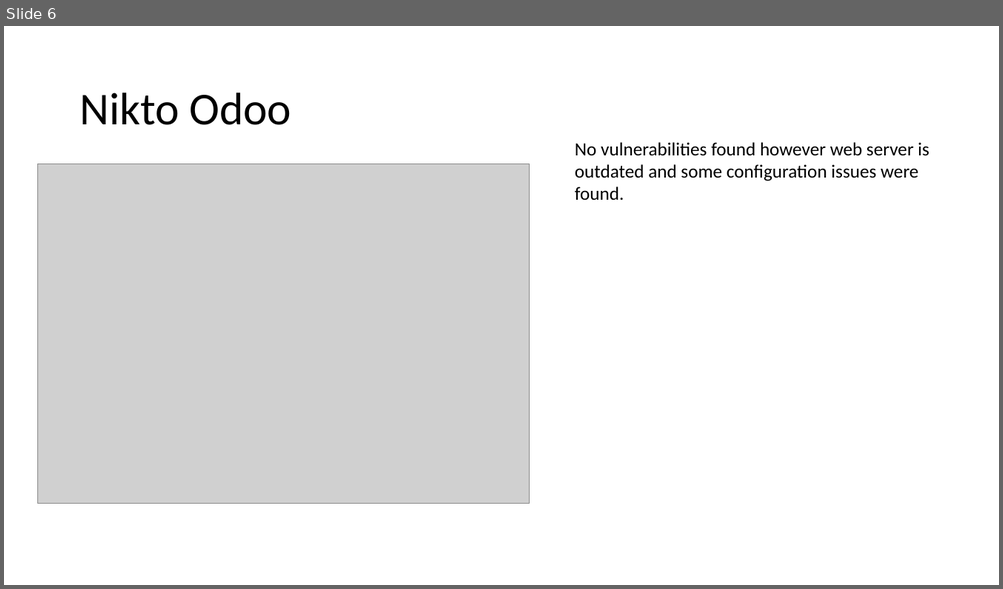
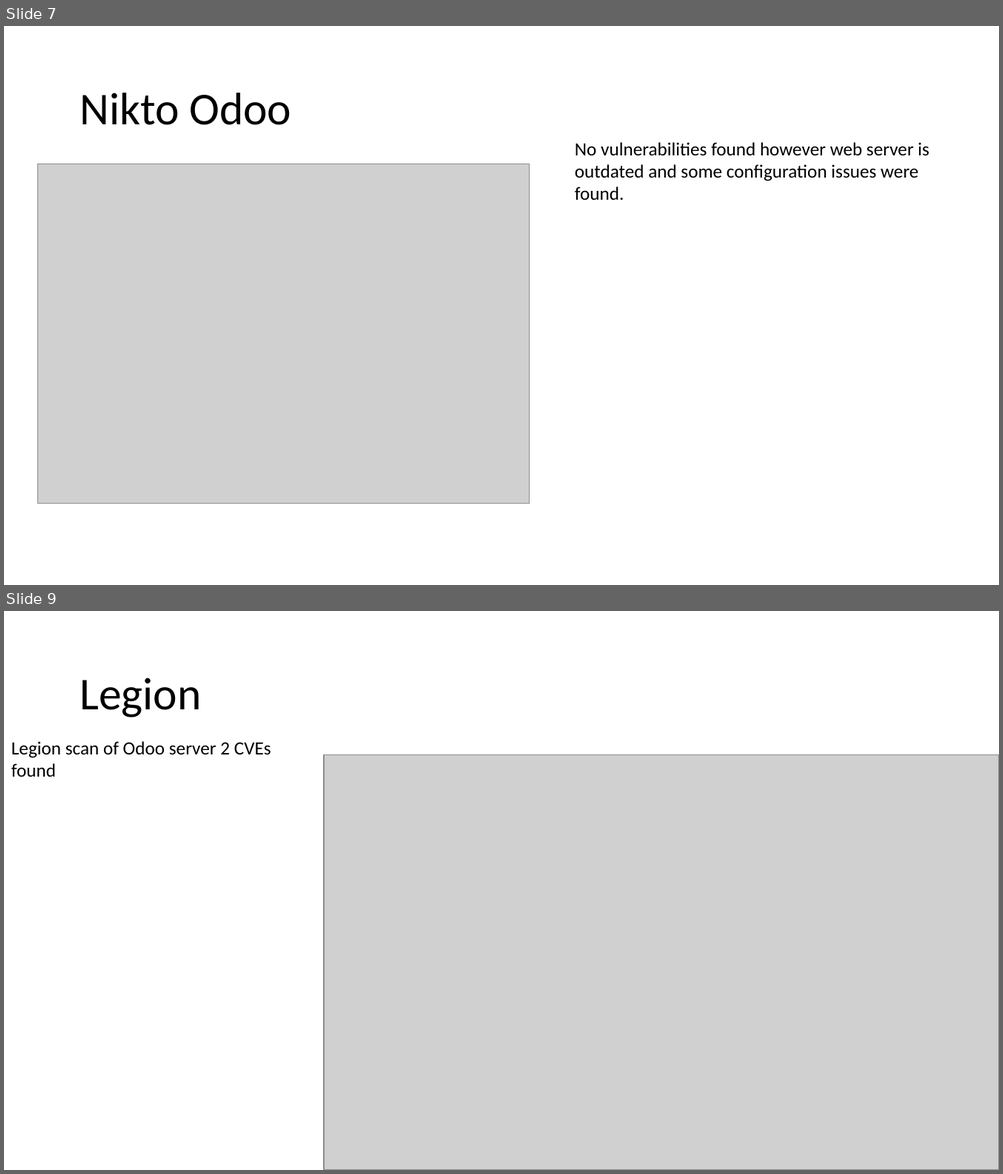
Before and after one commit to CHROME-PLATED-METRO-WOLF/coit11241-Cyber-Threat-Intelligence, a slide deck: evidence.pptx. Shown one above the other, each under a label of ours: slide 6 before the commit, slides 7 and 9 after it; the slides between them are not shown. The pictures are 1003x589 and 1003x1174 pixels, drawn with LibreOffice and Linux fonts; fonts in the diff are those of the drawing; grey boxes stand for pictures. Boxes give left, top, right and bottom in pixels: in the first picture for what was removed or moved away, otherwise in the second. Text is boxed around its words. In the diff, an @@ line names an element or a change of style, - is before the commit and + after.

Commit message:
Added reports
Added reports for nessus, nikto, legion

```diff
--- a/evidence.pptx
+++ b/evidence.pptx
@@ slide 9 added at (x1=4, y1=611, x2=999, y2=1170), background #FFFFFF @@
@@ title added at (x1=79, y1=678, x2=201, y2=718), 44 pt, text #000000 @@
+Legion
@@ text added at (x1=11, y1=741, x2=271, y2=777), 18 pt, text #000000 @@
+Legion scan of Odoo server 2 CVEs found
@@ picture added at (x1=324, y1=755, x2=999, y2=1170) @@
@@ what was slide 6 is now slide 7 @@
```
Also in this commit, not shown: 6 other slides added, 2 slides removed, 4 other files.
